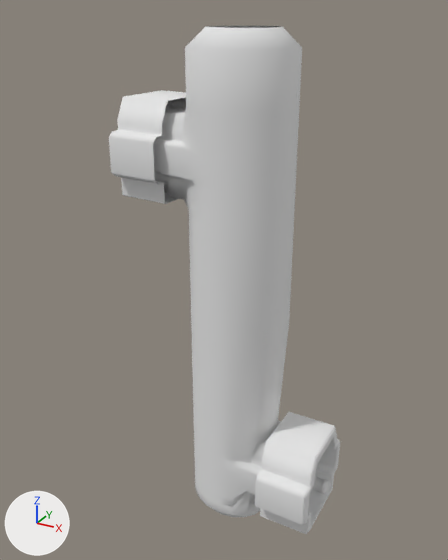
Before and after pictures for a commit that changed the OBJ model Assets/Models/Dry dock models/elevator.obj.
Both versions are drawn from a camera (50 mm lens) standing at (44.2, -81.9, 74.5) and looking at (-1.3, 0.7, 33.2). Lighting does not change. The marker at lower left points along +X, +Y and +Z. Where no turn or scale is listed for an object, it has been applied to the vertices.

Objects in the first picture: 'elevator'.
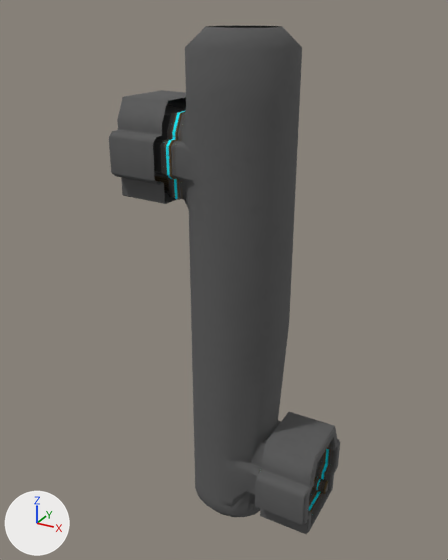
Pixel boxes (x1, y1, x2, y2) of what changed, in the pictures (448 x 560 px):
part 1 of me_elevator, built on
    before: (311, 476, 329, 494)
    after: (195, 421, 336, 523)
part 2 of me_elevator, added
    after: (160, 104, 185, 200)
part 3 of me_elevator, recoloured
    both: (109, 26, 340, 534)

The edits, one by one:
Picture 'scifiPlane_SciFiTrim_BaseMap.png' (img_scifiplane_scifitrim_basemap_png) is new.
Material 'lambert2SG' (mat_lambert2sg) is new.
Its texture is img_scifiplane_scifitrim_basemap_png.
Its roughness is 1.0.
me_elevator is used by ob_elevator; location (0.0, 0.0, 0.0).
me_elevator had 1622 vertices, 1581 faces and spanned x -17.2..18.6, y -8.5..9.9, z -10.2..72.1.
me_elevator now has 3194 vertices, 3153 faces and spans x -17.2..18.6, y -8.5..9.9, z -10.2..72.1.
me_elevator part 1: 4 vertices moved within x 15.8..17.2, y 3.6..5.6, z -4.7; 161 vertices removed from x 15.2..18.1, y 3.1..6.0, z -6.9..-4.0; 1322 vertices added at x -6.0..18.6, y -8.1..8.1, z -6.9..6.5.
me_elevator part 2: 411 vertices added at x -16.9..-5.0, y -6.1..8.1, z 47.0..60.4.
me_elevator part 3: 1169 faces spanning x -17.2..18.6, y -8.5..9.9, z -10.2..72.1 switch from mat_initialshadinggroup (white #e7e7e7) to mat_lambert2sg (picture img_scifiplane_scifitrim_basemap_png).
